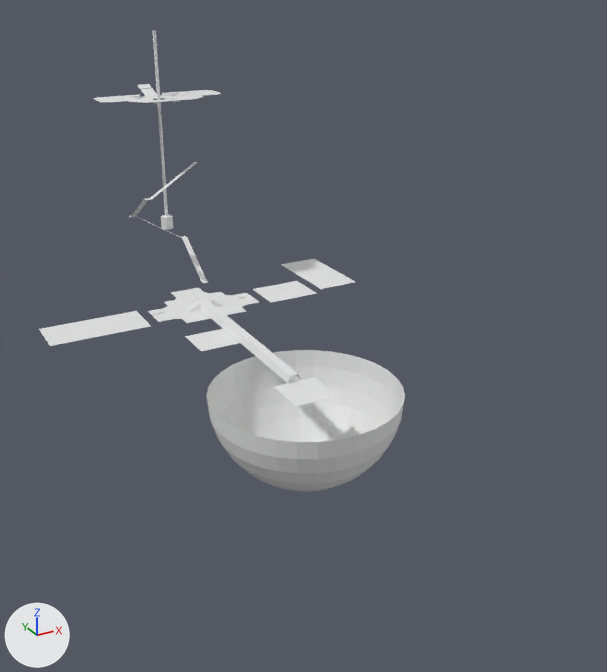
The Blender file DEIOH/Assets/Models/LevelSketch01.blend: old version first, new version second.
Before and after are seen from a camera (50 mm lens) standing at (-9.2, -23.2, 9.8) and looking at (0.7, -5.2, 0.8). Every picture has the same lights, and +X, +Y and +Z are marked at lower left.

Script lines for the objects in view, before the commit:
```python
me_cube_001 = bpy.data.meshes.new('Cube.001')
me_cube_001.from_pydata(...)  # 209 vertices, 176 faces; spans x -1.7..1.7, y -6.0..1.7, z 0.95..1.2
me_cube_001.polygons.foreach_set('use_smooth', [True] * 176)
me_cube_002 = bpy.data.meshes.new('Cube.002')
me_cube_002.from_pydata(...)  # 4 vertices, 1 face; spans x -0.6..0.6, y -0.6..0.6, z 1.0
# before: 0 (-0.6, -0.6, 1.0) at pixel (296, 406), 1 (-0.6, 0.6, 1.0) at pixel (273, 386), 2 (0.6, -0.6, 1.0) at pixel (338, 395), 3 (0.6, 0.6, 1.0) at pixel (314, 376)
me_cube_003 = bpy.data.meshes.new('Cube.003')
me_cube_003.from_pydata([(-0.6, -0.6, 1.0), (-0.6, 0.6, 1.0), (0.6, -0.6, 1.0), (0.6, 0.6, 1.0)], [], [(3, 1, 0, 2)])
me_plane_002 = bpy.data.meshes.new('Plane.002')
me_plane_002.from_pydata([(-2.5, -0.7, 0.0), (-0.3, -0.7, 0.0), (-2.5, 0.7, 0.0), (-0.3, 0.7, 0.0), (0.4, -0.7, 0.0), (0.4, 0.7, 0.0), (-2.5, 0.0, 0.0), (-0.3, 0.0, 0.0), (0.4, 0.0, 0.0)], [], [(6, 7, 3, 2), (7, 1, 4, 8), (3, 7, 8, 5), (0, 1, 7, 6)])
me_plane_003 = bpy.data.meshes.new('Plane.003')
me_plane_003.from_pydata(...)  # 156 vertices, 128 faces; spans x -2.0..2.0, y -1.2..1.4, z 0.1..0.4
me_sphere = bpy.data.meshes.new('Sphere')
me_sphere.from_pydata(...)  # 257 vertices, 256 faces; spans x -2.5..2.5, y -2.5..2.5, z -2.5..0.0
ob_cube = bpy.data.objects.new('Cube', me_cube_001)
ob_cube.location = (0.0, 0.0, -1.0)
ob_cube_001 = bpy.data.objects.new('Cube.001', me_cube_002)
ob_cube_001.location = (0.0, -6.6, -1.0)
ob_cube_002 = bpy.data.objects.new('Cube.002', me_cube_003)
ob_cube_002.location = (-0.8, -2.5, -1.0)
ob_plane_002 = bpy.data.objects.new('Plane.002', me_plane_002)
ob_plane_002.location = (4.7, 0.0, 0.0)
ob_plane_002.rotation_euler = (0.0, 0.0, -1.571)  # degrees (0, 0, -90)
ob_plane_003 = bpy.data.objects.new('Plane.003', me_plane_003)
ob_plane_003.location = (0.0, 3.0, 5.9)
ob_sphere = bpy.data.objects.new('Sphere', me_sphere)
ob_sphere.location = (0.0, -6.6, 0.0)
# also in view: 'Plane' at (-3.5, 0.0, 0.0)
```
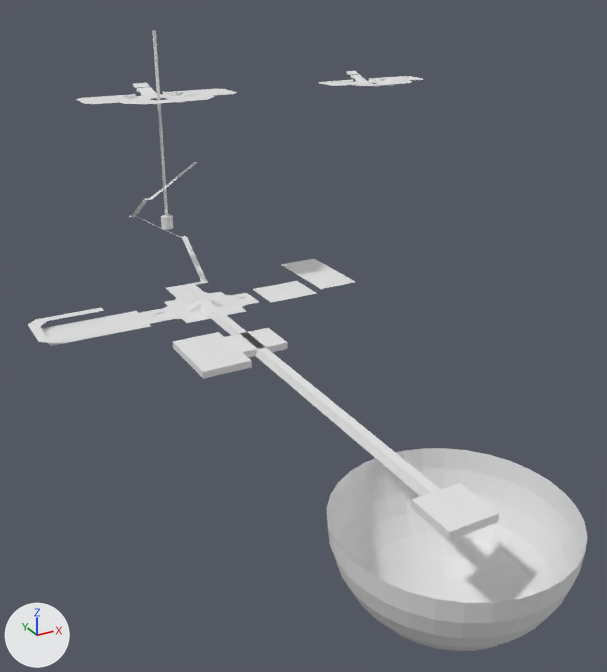
What differs and where, as boxes [x1, y1, x2, y2] in the pictures (607 x 672 px):
'Sphere', moved: before [206, 350, 405, 491]; after [327, 448, 587, 651]
'Cube', reshaped (90% wider, 124% taller): before [148, 288, 301, 383]; after [148, 282, 440, 496]
'Cube.001', reshaped, moved (39% wider, 97% taller): before [275, 377, 338, 406]; after [411, 483, 499, 541]
'Cube.002', reshaped, moved (107% wider, 126% taller): before [185, 329, 240, 351]; after [173, 328, 288, 379]
'Plane.003', mesh rescaled (26% wider, 10% taller): before [93, 84, 221, 103]; after [76, 83, 237, 104]
'Plane.006', added: after [28, 307, 121, 343]
'Plane.005', added: after [319, 71, 423, 87]
part 4 of me_cube_001, added: after [166, 282, 203, 293]
part 5 of me_cube_001, deleted: before [225, 322, 301, 383]
part 6 of me_cube_001, added: after [225, 322, 440, 496]

Diff of the bpy script that builds the scene:
```diff
--- a/DEIOH/Assets/Models/LevelSketch01.blend.py
+++ b/DEIOH/Assets/Models/LevelSketch01.blend.py
@@ me_plane_003 @@
 me_plane_003.from_pydata(...)  # 156 vertices, 128 faces; spans x -2.0..2.0, y -1.2..1.4, z 0.1..0.4
 # used by ob_plane_003; location = (0.0, 3.0, 5.9)
+# me_plane_003 part 1: the whole mesh is scaled about the mesh origin by (1.25, 1.25, 1)
@@ me_cube_003 @@
 # used by ob_cube_002; location = (-0.8, -2.5, -1.0)
-me_cube_003.from_pydata(...)  # 4 vertices, 1 face; spans x -0.6..0.6, y -0.6..0.6, z 1.0
+me_cube_003.from_pydata(...)  # 28 vertices, 26 faces; spans x -1.2..1.6, y -1.2..1.0, z 1.0..1.2
+# me_cube_003 part 2
+# 2 vertices are removed from x 0.6, y -0.6..0.6, z 1.0
+# 1 face is deleted
+# 14 vertices are added at x -1.2..1.6, y -1.2..1.0, z 1.0..1.2
+# 12 new vertices lie (0.0, 0.0, 0.2) away from vertices in x -1.2..1.6, y -1.2..1.0, z 1.0
+# 26 new faces join them
@@ me_cube_002 @@
 me_cube_002.from_pydata(...)  # 4 vertices, 1 face; spans x -0.6..0.6, y -0.6..0.6, z 1.0
 # used by ob_cube_001; location = (0.0, -6.6, -1.0)
 # verts and faces of me_cube_002; kept vertices keep their numbers, new ones are numbered from 4
+# me_cube_002 part 3
+delete_faces([(0, 2, 3, 1)])
+for new, old in zip([*range(4, 8)], [*range(0, 4)]): verts[new] = verts[old] + (0.0, 0.0, 0.2)
+faces += [(0, 1, 3, 2), (4, 6, 7, 5), (2, 3, 7, 6), (0, 4, 5, 1), (0, 2, 6, 4), (1, 5, 7, 3)]
@@ me_cube_001 @@
 # used by ob_cube; location = (0.0, 0.0, -1.0)
-me_cube_001.from_pydata(...)  # 209 vertices, 176 faces; spans x -1.7..1.7, y -6.0..1.7, z 0.95..1.2
+me_cube_001.from_pydata(...)  # 225 vertices, 189 faces; spans x -1.7..1.7, y -12.0..2.2, z 0.95..1.2
+# me_cube_001 part 4: 16 vertices added at x -0.5..0.8, y 2.0..2.2, z 1.0
+# me_cube_001 part 5: 4 vertices removed from x -0.2..0.2, y -6.0, z 1.0..1.2
+# me_cube_001 part 6: 4 vertices added at x -0.2..0.2, y -12.0, z 1.0..1.2
@@ me_plane_006 @@
+me_plane_006.from_pydata([(1.0, -1.0, 0.0), (-1.0, 1.0, 0.0), (1.0, 1.0, 0.0), (-1.0, -1.0, 0.0), (-1.0, 0.0, 0.0), (-1.3, 0.0, 0.0), (1.0, 0.7, 0.0), (-0.7, 0.7, 0.0), (-1.3, 0.7, 0.0), (0.0, -1.0, 0.0), (0.0, 1.0, 0.0), (0.0, 0.7, 0.0), (-1.3, -0.7, 0.0), (1.0, -0.7, 0.0), (0.0, -0.7, 0.0), (-1.0, 0.4, 0.0), (-1.3, 0.4, 0.0), (-1.0, -0.4, 0.0), (-1.3, -0.4, 0.0), (-0.7, -1.0, 0.0), (-0.7, -0.7, 0.0), (-0.7, 1.0, 0.0), (-0.7, 0.7, 0.0)], [], [(11, 6, 2, 10), (7, 1, 8), (17, 4, 5, 18), (15, 7, 8, 16), (22, 11, 10, 21), (19, 9, 14, 20), (9, 0, 13, 14), (3, 20, 12), (4, 15, 16, 5), (20, 17, 18, 12), (3, 19, 20), (7, 22, 21, 1)])
@@ ob_sphere @@
 ob_sphere = bpy.data.objects.new('Sphere', me_sphere)
-ob_sphere.location = (0.0, -6.6, 0.0)
+ob_sphere.location = (0.0, -12.6, 0.0)
@@ ob_cube_002 @@
 ob_cube_002 = bpy.data.objects.new('Cube.002', me_cube_003)
-ob_cube_002.location = (-0.8, -2.5, -1.0)
+ob_cube_002.location = (-0.8, -3.5, -1.0)
@@ ob_cube_001 @@
 ob_cube_001 = bpy.data.objects.new('Cube.001', me_cube_002)
-ob_cube_001.location = (0.0, -6.6, -1.0)
+ob_cube_001.location = (0.0, -12.6, -1.0)
@@ ob_plane_005 @@
+ob_plane_005 = bpy.data.objects.new('Plane.005', me_plane_003.copy())  # the mesh of ob_plane_003
+ob_plane_005.location = (8.0, 3.0, 5.9)
@@ ob_plane_006 @@
+ob_plane_006 = bpy.data.objects.new('Plane.006', me_plane_006)
+ob_plane_006.location = (-4.0, 0.0, 0.2)
```
